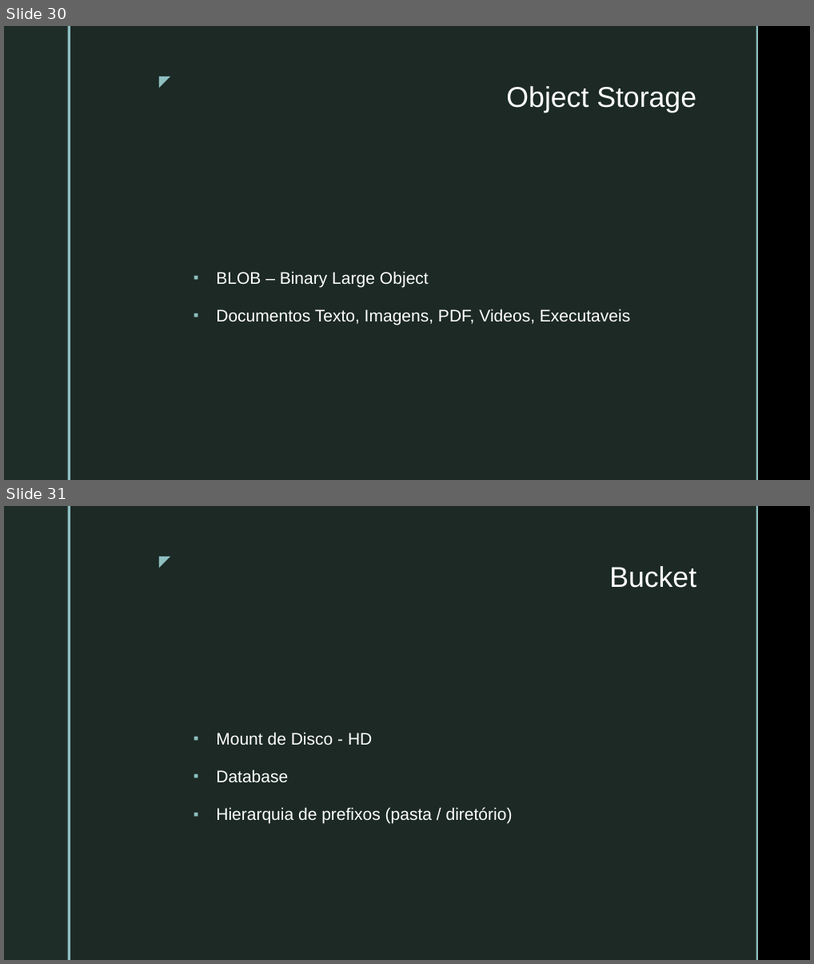
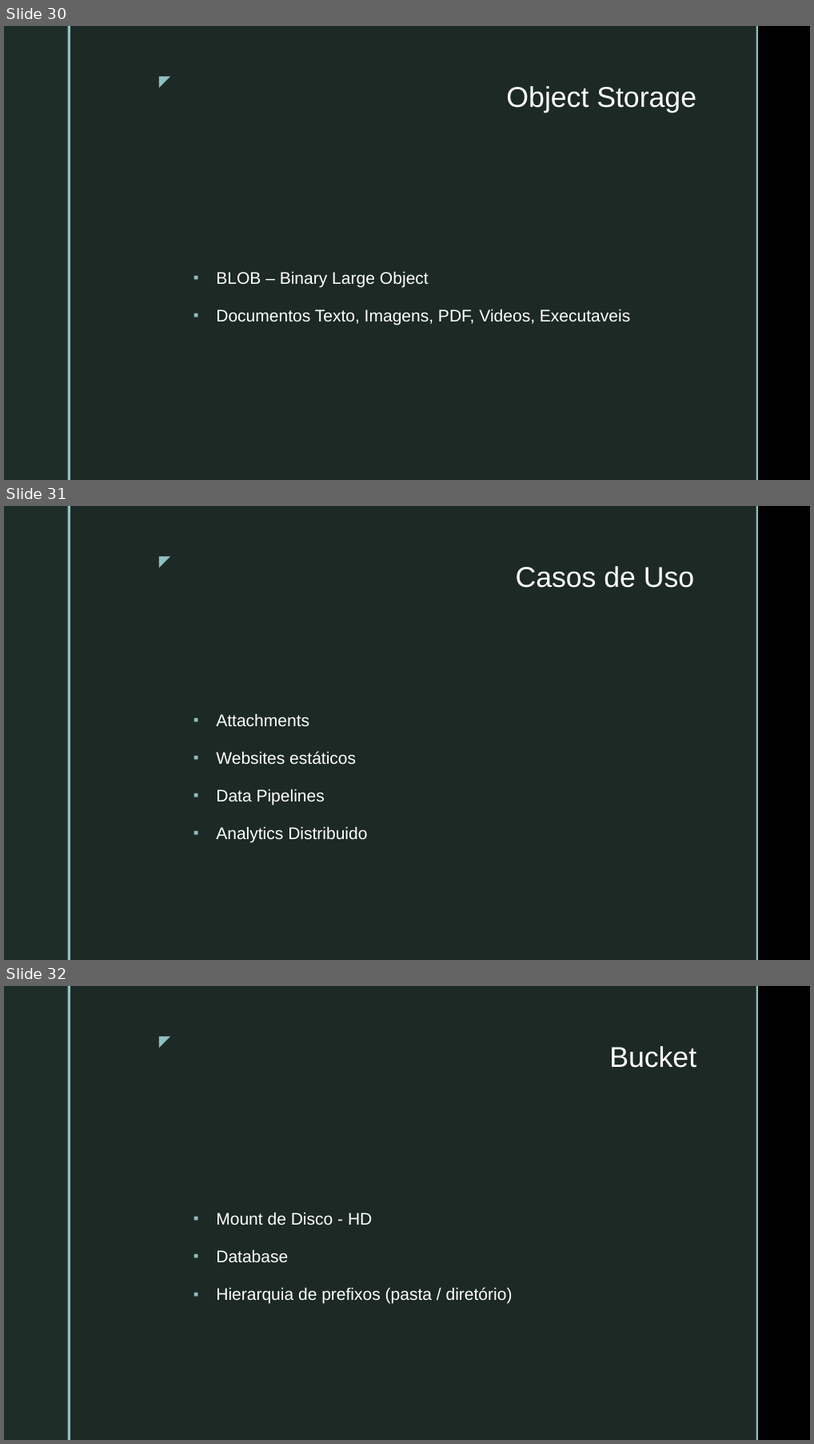
Before and after one commit to VictorInacio/curso-clojure-mybank, a slide deck: doc/NUBOOT-MOD4-DEVOPS-SERVICES.pptx. Shown one above the other, each under a label of ours: slides 30 and 31 before the commit, slides 30, 31 and 32 after it. The pictures are 814x964 and 814x1444 pixels, drawn with LibreOffice and Linux fonts; fonts in the diff are those of the drawing; background and template pictures are left out. Boxes give left, top, right and bottom in pixels: in the first picture for what was removed or moved away, otherwise in the second. Text is boxed around its words. In the diff, an @@ line names an element or a change of style, - is before the commit and + after.

```diff
--- a/doc/NUBOOT-MOD4-DEVOPS-SERVICES.pptx
+++ b/doc/NUBOOT-MOD4-DEVOPS-SERVICES.pptx
@@ slide 31 added at (4, 506, 810, 960), background picture (left out); not listed: 5 template elements that a slide beside it also shows @@
@@ title added at (516, 566, 694, 588), 34 pt, text #FFFFFF @@
+Casos de Uso
@@ text added at (216, 713, 367, 842), 20 pt, text #FFFFFF @@
+▪ Attachments
+▪ Websites estáticos
+▪ Data Pipelines
+▪ Analytics Distribuido
@@ what was slide 31 is now slide 32 @@
```
Also in this commit, not shown: 1 slide changed, 1 other file.
